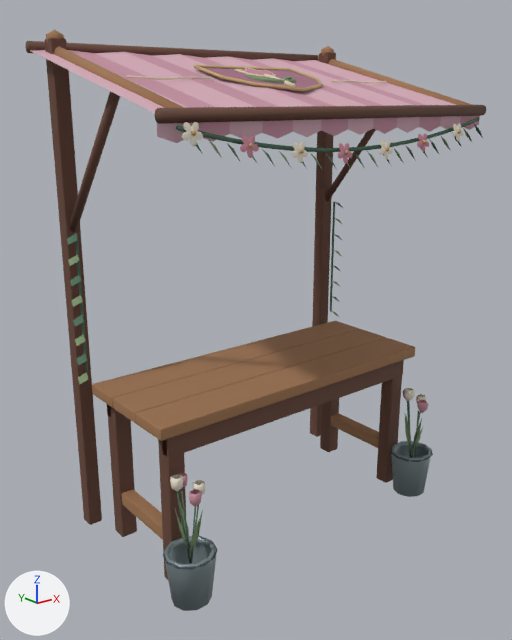
What one commit did to the glTF model assets/models/market/stall_florist.glb.
One viewpoint serves both versions: a 50 mm camera at (-2.26, -2.75, 2.21) aimed at (-0.08, -0.03, 1.12). The lights are fixed; the arrows at lower left show +X, +Y and +Z. The picture after the commit comes second. Vertices at exactly the same position are counted once.

The first picture shows 'stall_florist'.
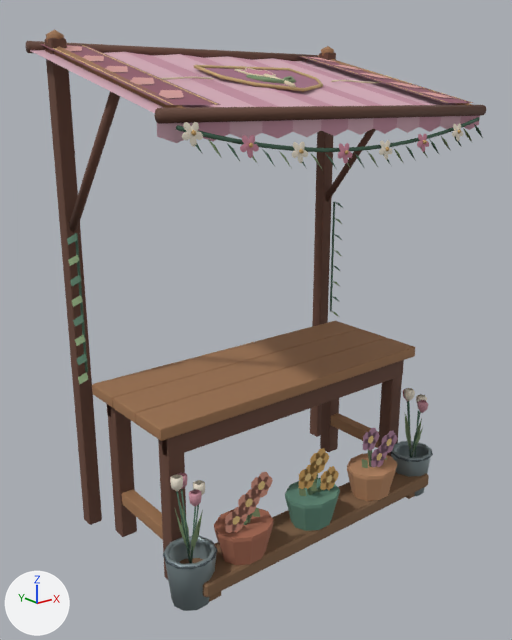
Changed parts and their boxes (x1, y1, x2, y2) in the pictures (512 x 640 px):
```json
{"part": 1, "of": "me_stall_florist", "change": "added", "after": [209, 591, 221, 602]}
{"part": 2, "of": "me_stall_florist", "change": "added", "after": [180, 428, 429, 597], "on screen": "brown"}
{"part": 3, "of": "me_stall_florist", "change": "added", "after": [41, 44, 221, 105], "on screen": "pink"}
{"part": 4, "of": "me_stall_florist", "change": "added", "after": [299, 56, 473, 103]}
```

Scene script edits in JSON lines:
```json
{"op": "add", "block": "mat_carved_wood__cloth_and_stone", "code": ["mat_carved_wood__cloth_and_stone = bpy.data.materials.new('Carved wood, cloth and stone')", "mat_carved_wood__cloth_and_stone.use_nodes = True; mat_carved_wood__cloth_and_stone.node_tree.nodes.clear()", "_N = mat_carved_wood__cloth_and_stone.node_tree.nodes; _L = mat_carved_wood__cloth_and_stone.node_tree.links", "n0 = _N.new('ShaderNodeBsdfPrincipled'); n0.name = 'Principled BSDF'", "n0.inputs[2].default_value = 0.92  # 'Roughness'", "n1 = _N.new('ShaderNodeOutputMaterial'); n1.name = 'Material Output'", "n2 = _N.new('ShaderNodeVertexColor'); n2.name = 'Color Attribute'", "_L.new(n0.outputs[0], n1.inputs[0])  # 'BSDF' to 'Surface'", "_L.new(n2.outputs[0], n0.inputs[0])  # 'Color' to 'Base Color'"]}
{"block": "me_stall_florist", "where": "# used by ob_stall_florist; location = (0.0, 0.0, 0.0)"}
{"op": "remove", "block": "me_stall_florist", "code": "me_stall_florist.from_pydata(...)  # 1896 vertices, 2925 faces; spans x -0.94..0.94, y -0.64..0.56, z 0.0..2.5"}
{"op": "add", "block": "me_stall_florist", "code": "me_stall_florist.from_pydata(...)  # 2693 vertices, 3792 faces; spans x -0.94..0.94, y -0.64..0.56, z 0.0..2.5"}
{"block": "me_stall_florist", "change": "me_stall_florist part 1: a new loose piece, a box spanning x -0.727..-0.657, y -0.487..-0.315, z 0.003..0.133, in mat_carved_wood__cloth_and_stone"}
{"block": "me_stall_florist", "change": "me_stall_florist part 2: 703 vertices added at x -0.77..0.8, y -0.56..-0.29, z 0.0..0.57"}
{"block": "me_stall_florist", "change": "me_stall_florist part 3: 43 vertices added at x -0.89..-0.66, y -0.55..0.52, z 2.18..2.44"}
{"block": "me_stall_florist", "change": "me_stall_florist part 4: 43 vertices added at x 0.66..0.89, y -0.55..0.52, z 2.18..2.44"}
{"op": "add", "block": "me_stall_florist", "code": "me_stall_florist.materials.append(mat_carved_wood__cloth_and_stone)"}
```
